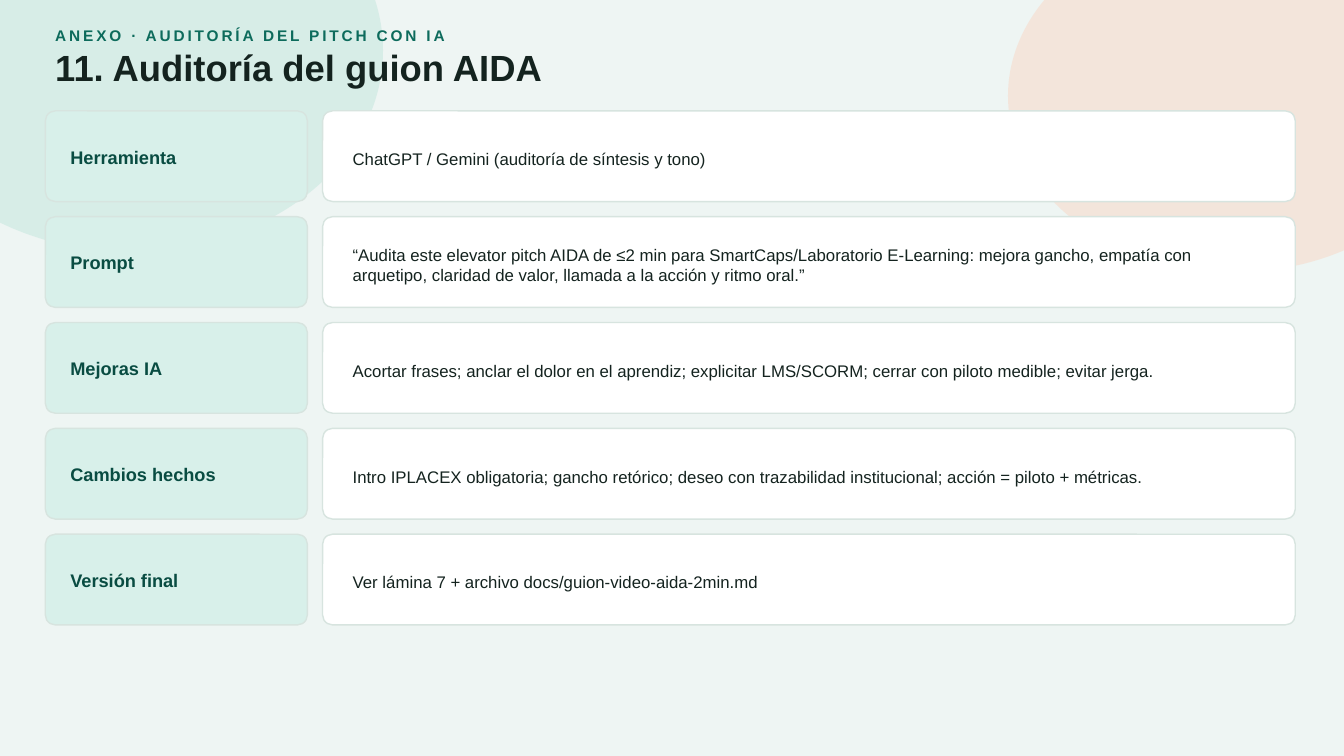
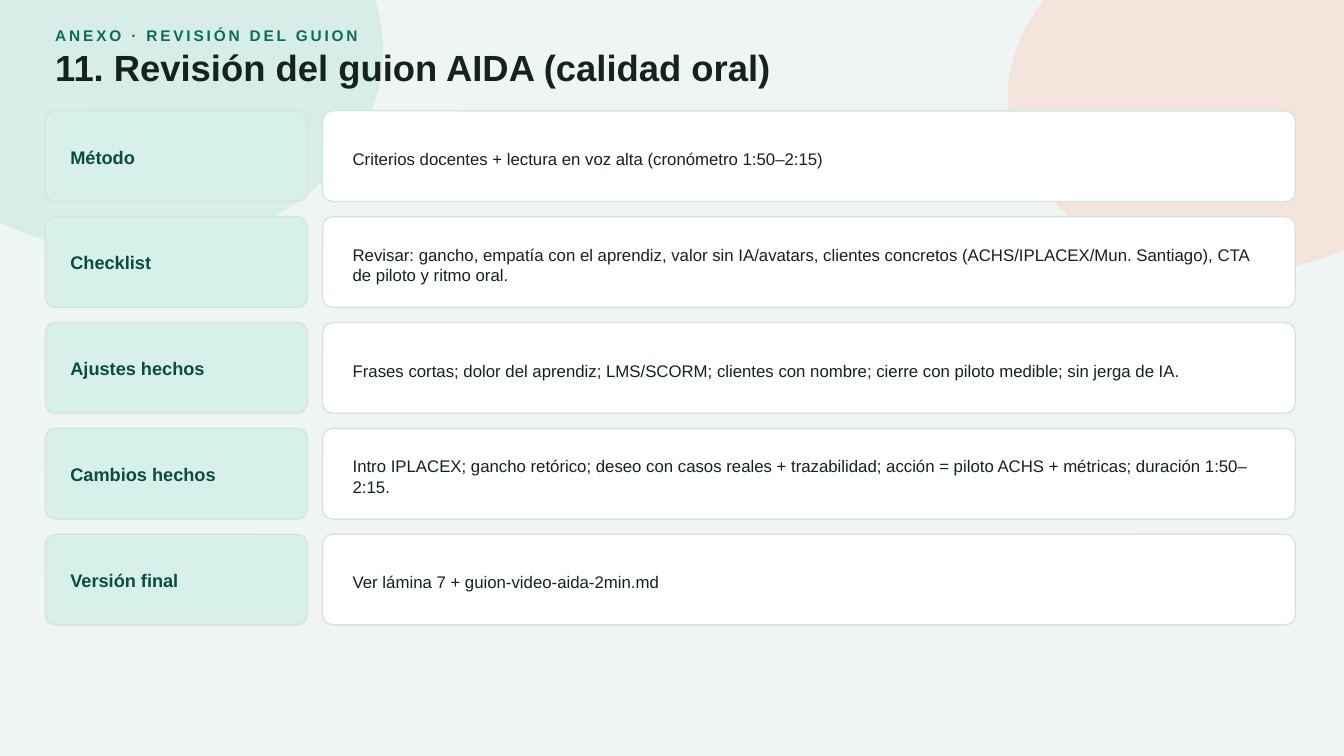
Before and after one commit to javier84pm-create/laboratorio-elearning-prototipo, a slide deck: slide 11 of PaolaCornejo_Examen_IE.pptx. Drawn at 1344x756 pixels with LibreOffice and Linux fonts; fonts in the diff are those of the drawing. Boxes give left, top, right and bottom in pixels: in the first picture for what was removed or moved away, otherwise in the second. Text is boxed around its words. In the diff, an @@ line names an element or a change of style, - is before the commit and + after.

Commit message:
Update video script and README for SmartCaps prototype. Adjusted video duration requirements, clarified content focus, and emphasized the absence of AI and avatars. Enhanced descriptions for target audiences and improved user instructions in the LearningPlayer component. Updated UI elements for consistency and clarity.

```diff
--- a/PaolaCornejo_Examen_IE.pptx
+++ b/PaolaCornejo_Examen_IE.pptx
@@ text at [55,28,358,41]: text changed @@
-ANEXO · AUDITORÍA DEL PITCH CON IA
+ANEXO · REVISIÓN DEL GUION
@@ text at [55,54,770,88]: text changed @@
-11. Auditoría del guion AIDA
+11. Revisión del guion AIDA (calidad oral)
@@ text at [70,150,135,164]: text changed @@
-Herramienta
+Método
@@ text at [353,152,823,169]: text changed @@
-ChatGPT / Gemini (auditoría de síntesis y tono)
+Criterios docentes + lectura en voz alta (cronómetro 1:50–2:15)
@@ text at [70,255,151,269]: text changed @@
-Prompt
+Checklist
@@ text at [353,248,1250,285]: text changed @@
-“Audita este elevator pitch AIDA de ≤2 min para SmartCaps/Laboratorio E-Learning: mejora gancho, empatía con arquetipo, claridad de valor, llamada a la acción y ritmo oral.”
+Revisar: gancho, empatía con el aprendiz, valor sin IA/avatars, clientes concretos (ACHS/IPLACEX/Mun. Santiago), CTA de piloto y ritmo oral.
@@ text at [70,361,205,379]: text changed @@
-Mejoras IA
+Ajustes hechos
@@ text at [353,365,1179,381]: text changed @@
-Acortar frases; anclar el dolor en el aprendiz; explicitar LMS/SCORM; cerrar con piloto medible; evitar jerga.
+Frases cortas; dolor del aprendiz; LMS/SCORM; clientes con nombre; cierre con piloto medible; sin jerga de IA.
@@ text at [353,459,1247,493]: text changed @@
-Intro IPLACEX obligatoria; gancho retórico; deseo con trazabilidad institucional; acción = piloto + métricas.
+Intro IPLACEX; gancho retórico; deseo con casos reales + trazabilidad; acción = piloto ACHS + métricas; duración 1:50–2:15.
@@ text at [353,575,659,592]: text changed @@
-Ver lámina 7 + archivo docs/guion-video-aida-2min.md
+Ver lámina 7 + guion-video-aida-2min.md
```
Also in this commit, not shown: 6 other slides changed, 10 other files.
